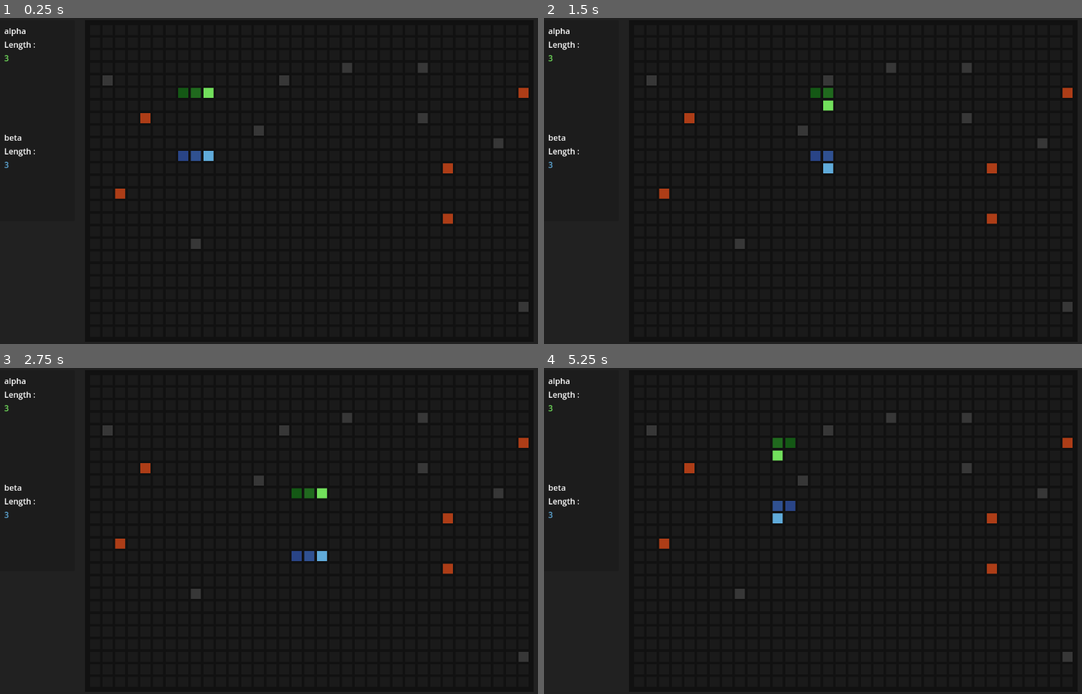
Above: before the commit, frames 1-4 (two rows, left to right).
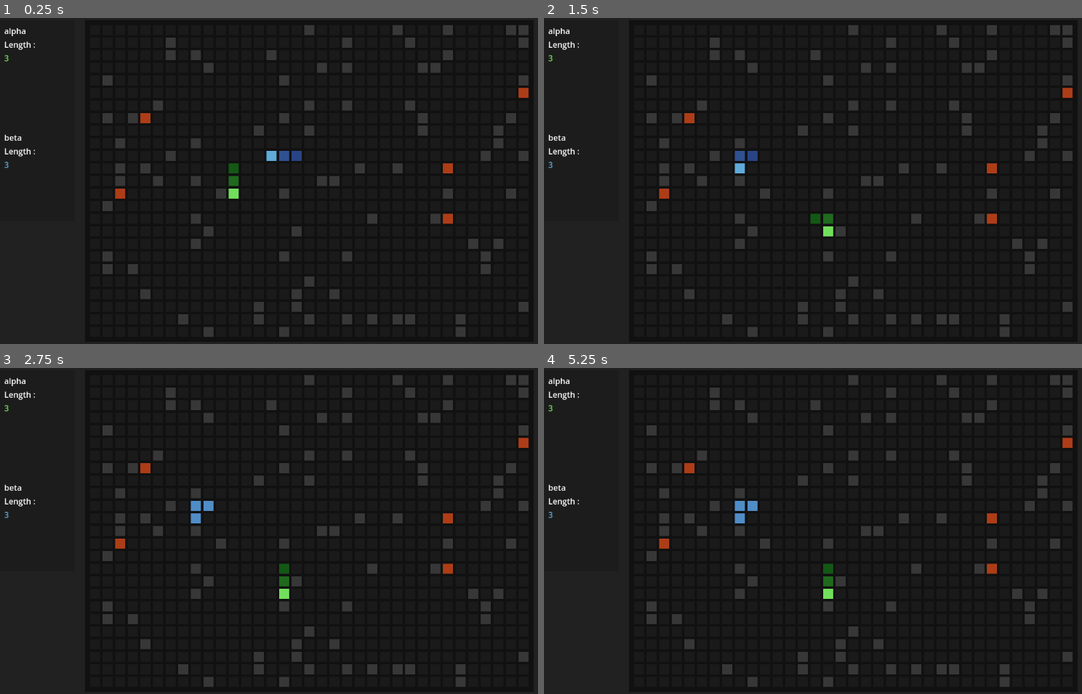
Above: after the commit, the same moments.

Repository: emecdelam/multiplayer_snake
Game: Godot game, scene res://scenes/main_game.tscn
Same seed, same stepped clock (60 frames per second), same inputs: the game is played once before the commit and once after it.
Inputs:
- Up to frame 1 (0.25 s): no input
- Up to frame 2 (1.5 s): hold Right (move_right) 0.53-1.28 s; hold Down (move_down) from 1.28 s (still down)
- Up to frame 3 (2.75 s): release Down (move_down) at 2.03 s; hold Right (move_right) from 2.03 s (still down)
- Up to frame 4 (5.25 s): release Right (move_right) at 2.78 s; hold Up (move_up) 2.78-3.53 s; hold Left (move_left) 3.53-5.03 s; hold Down (move_down) from 5.03 s (still down)

The runs differ from the first frame. In frame 1, 4.9% of the frame differs, in the area x 19-99%, y 2-98%; in frame 2, 5.0%; in frame 3, 5.0%; in frame 4, 5.0%.

Commit message:
allowing for completely modulable player, should update display to

Diff:
--- a/scenes/main_game.tscn
+++ b/scenes/main_game.tscn
@@ -125,13 +125,7 @@
 
 [node name="Node2D" type="Node2D" parent="Panel/MarginContainer/HBoxContainer/Panel2"]
 script = ExtResource("1_c2hxe")
-cell_size = null
-border_size = null
-number_cell_x = null
 number_cell_y = null
-number_fruits = null
-number_walls = null
-player_length = null
 
 [node name="Timer" type="Timer" parent="Panel/MarginContainer/HBoxContainer/Panel2"]
 wait_time = 0.15
--- a/scripts/communication/thread_manager.gd
+++ b/scripts/communication/thread_manager.gd
@@ -1,11 +1,29 @@
-extends Node
+class_name ThreadManager
+
+var threads: Array[Thread]
+var outputs: Array[Array]
 
 
-# Called when the node enters the scene tree for the first time.
-func _ready():
-	pass # Replace with function body.
+func _init(number:int):
+	for i in range(number):
+		threads.append(Thread.new())
+		outputs.append([])
 
 
-# Called every frame. 'delta' is the elapsed time since the previous frame.
-func _process(delta):
-	pass
+## Function to execute a command in a specific thread
+func execute(index: int, exec_path: String, exec_args: Array):
+	if index >= threads.size():
+		print("[WARNING] trying to execute with an index superior to the number of threads")
+		return
+	var thread: Thread = threads[index]
+
+	var exec_func = func() -> void:
+		OS.execute(exec_path, exec_args, outputs[index], true, true)
+
+	thread.start(exec_func)
+
+## A function do print all outputs
+func dump_outputs():
+	print("[INFO] dumping outputs")
+	for out in outputs:
+		print(out)
--- a/scripts/game/cell.gd
+++ b/scripts/game/cell.gd
@@ -8,6 +8,6 @@
 	var param = Parameters.new()
 	color = param.empty_cell_color
 
-## A way to get the cell state
+##@deprecated A way to get the cell state
 func update_status(new_status: Resource):
 	status = new_status
--- a/scripts/game/main_game.gd
+++ b/scripts/game/main_game.gd
@@ -9,7 +9,7 @@
 @export var number_cell_y: int = 25
 @export var players: Array[Player]
 @export var number_fruits: int = 5
-@export var number_walls: int = 10
+@export var number_walls: int = 100
 @export var player_length: int = 3
 #--------------------------------------
 # ONREADY
@@ -22,7 +22,7 @@
 #--------------------------------------
 var map: Map = Map.new()
 var timer: Timer
-var spawn_regions: Array
+var spawns: Array[Array]
 var param: Parameters = Parameters.new()
 
 
@@ -35,18 +35,19 @@
 	%name_2.text = param.player_names[1]
 	%score.add_to_group("score_labels")
 	%score.add_theme_color_override("font_color",param.player_colors[0][0])
-	if len(param.player_colors) > 1:
+	if param.number_of_players > 1:
 		%score_2.add_to_group("score_labels")
 		%score_2.add_theme_color_override("font_color",param.player_colors[1][0])
 	else :
+		%score_2.get_parent().hide()
 		print("[WARNING] only updating score for one player")
-
-
+	# Initialize map
+	spawns = create_spawns(param.number_of_players)
 	create_map()
 	create_player()
 	timer  = get_parent().get_node("Timer")
-	map.generate_walls(number_walls)
-	map.print_map_state(players[0],players)
+	map.generate_walls(number_walls, spawns)
+
 
 
 
@@ -88,14 +89,70 @@
 ## Creates the players
 func create_player():
 	var labels = get_tree().get_nodes_in_group("score_labels")
-	if len(labels) < len(param.player_colors):
+	if len(labels) < param.number_of_players:
 		print("[WARNING] there are less labels than players colors")
-	for i in range(len(param.player_colors)):
+	for i in range(param.number_of_players):
 		var player = Player.new()
-		player.initialize_player(param.spawns[i],param.player_colors[i], param.player_names[i], map, labels[i])
+		player.initialize_player(spawns[i],param.player_colors[i], param.player_names[i], map, labels[i])
 		players.append(player)
 		add_child(player)
 
+
+
+
+## Generates random spawn points for the {number} of players
+func create_spawns(number: int) -> Array[Array]:
+	var ret: Array[Array] = []
+	for player in range(number):
+		var player_spawn: Array = []
+		var initial_x: int
+		var initial_y: int
+		var direction: int
+		var magnitude: int
+
+		# Loop until a valid spawn is generated
+		for i in range(50):
+			if i == 49:
+				print("[WARNING] No spawn points found, are there too many players")
+			player_spawn.clear()
+			initial_x = randi_range(player_length + 1, number_cell_x - 2 - player_length)
+			initial_y = randi_range(player_length + 1, number_cell_y - 2 - player_length)
+			direction = randi_range(0, 1)  # 0 || 1
+			magnitude = (2 * randi_range(0, 1)) - 1  # from 0 || 1 to -1 || 1
+			# if direction = 0, abs(direction-1) = 1 and only the x gets moved in the magnitude direction
+			# if direction = 1, abs(direction-1) = 0 and only the y gets moved in the magnitude direction
+			# we go from -player_length/2 to ... to use the facte that the player_length can be used as a bounding box
+			for point in range(-player_length/2 ,1 + player_length/2, 1):
+				var x = initial_x + (point * magnitude) * abs(direction - 1)
+				var y = initial_y + (point * magnitude) * abs(direction)
+				player_spawn.append(Vector2(x, y))
+
+
+			if not is_in_spawn_region(Vector2(initial_x, initial_y), ret, player_length):
+				break  # Exit the loop if the spawn is valid
+
+
+		ret.append(player_spawn)
+	return ret
+
+## A helper function to determine if the pos in 2 block away from a player, it is optimised by taking profit of the fact that snake are colinear and adjacent
+func is_in_spawn_region(pos: Vector2, spawns: Array, distance: int) -> bool:
+	for spawn in spawns:
+		if pos in spawn:
+			return true
+		var start = spawn[0]
+		var end = spawn[-1]
+		if end.x == start.x and end.y == start.y:
+			print("[WARNING] seems like a snake is of length one or as conflicting head and tail, might create error in spawn box")
+
+		var min_x = min(start.x, end.x) - distance
+		var max_x = max(start.x, end.x) + distance
+		var min_y = min(start.y, end.y) - distance
+		var max_y = max(start.y, end.y) + distance
+
+		if pos.x >= min_x and pos.x <= max_x and pos.y >= min_y and pos.y <= max_y:
+			return true
+	return false
 
 
 ## Handles the death of any player
--- a/scripts/game/map.gd
+++ b/scripts/game/map.gd
@@ -47,11 +47,11 @@
 
 
 ## Generate the {number} of walls
-func generate_walls(number: int):
+func generate_walls(number: int, spawns: Array):
 	for i in range(number):
 		# Random position in the scope
 		var pos: Vector2 = Vector2(randi_range(0, number_cell_x-1), randi_range(0, number_cell_y-1))
-		if is_in_spawn_region(pos):
+		if is_in_spawn_region(pos, spawns):
 			i-=1
 			continue
 		# Check if the cell has the "good" color, being empty
@@ -62,8 +62,8 @@
 		else:
 			pass
 ## A function to determine if the pos in 2 block away from a player, it is optimised by taking profit of the fact that snake are colinear and adjacent
-func is_in_spawn_region(pos: Vector2) -> bool:
-	for spawn in param.spawns:
+func is_in_spawn_region(pos: Vector2, spawns: Array) -> bool:
+	for spawn in spawns:
 		if pos in spawn:
 			return true
 		var start = spawn[0]
--- a/scripts/game/player.gd
+++ b/scripts/game/player.gd
@@ -89,8 +89,8 @@
 ## The function dispalying a dead snake
 func display_dead_body(map: Map):
 	for pos in body:
-		var cell = map.get_cell(pos)
-		cell.modulate = cell.color + Color(0, 0, 0, 0.5)
+		map.change_cell_color(pos,(color + 0.60 * (tail_color)) / (1.50))
+
 
 ## A function to extract the coordinate change from a Direction
 func match_direction_vector(dir: Direction) -> Vector2:
--- a/scripts/parameters.gd
+++ b/scripts/parameters.gd
@@ -3,8 +3,7 @@
 
 var player_colors = [[Color("#72DF5C"), Color("#145815")], [Color("#60ABDA"), Color("#294486")]]
 
-var spawns = [[Vector2(5,5),Vector2(6,5),Vector2(7,5)],
-              [Vector2(5,10),Vector2(6,10),Vector2(7,10)]]
+
 var player_names = ["alpha", "beta"]
 
 var number_of_players = len(player_colors)
